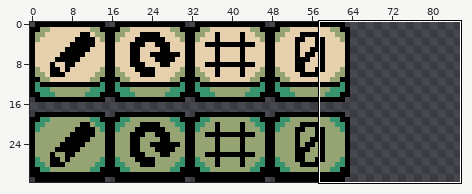
Sprite sheet, stored at Sprites/Editor/Button.png. Above: a wide view before the commit, with the close-up outlined.
Close-up. Before the edit:
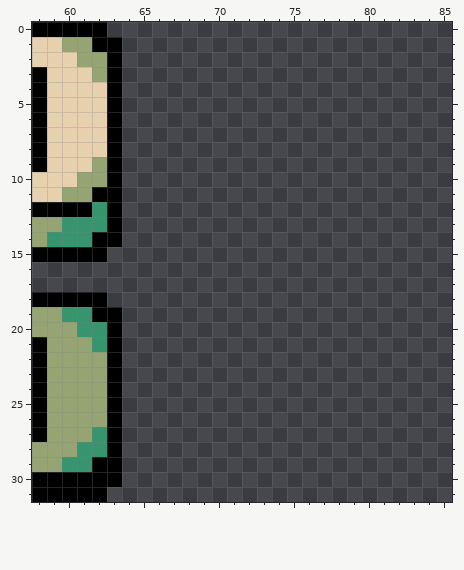
The file is 144x32 pixels. Shown: x 58..85, y 0..31. The wide view leaves out empty margins.
Once edited:
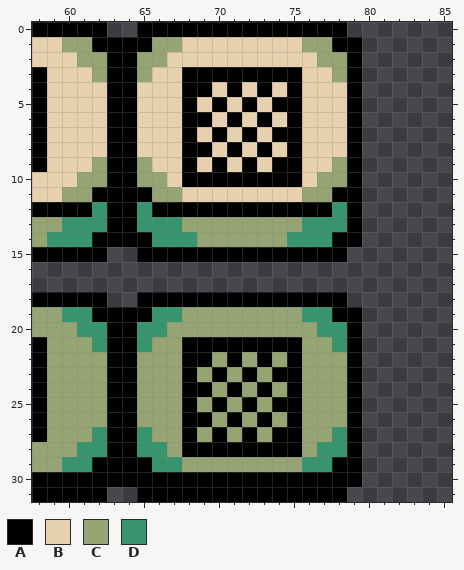
Palette (. is transparent): A #000000  B #e6d0ae  C #95a472  D #37946e
Diff:
@@ x 58..85 @@
- 0 AAAAA.......................
- 1 BBCCAA......................
- 2 BBBCCA......................
- 3 ABBBCA......................
- 4 ABBBBA......................
- 5 ABBBBA......................
- 6 ABBBBA......................
- 7 ABBBBA......................
- 8 ABBBBA......................
- 9 ABBBCA......................
-10 BBBCCA......................
-11 BBCCAA......................
-12 AAAADA......................
-13 CCDDDA......................
-14 CDDDAA......................
-15 AAAAA.......................
+ 0 AAAAA..AAAAAAAAAAAAAA.......
+ 1 BBCCAAAACCBBBBBBBBCCAA......
+ 2 BBBCCAACCBBBBBBBBBBCCA......
+ 3 ABBBCAACBBAAAAAAAABBCA......
+ 4 ABBBBAABBBAABABABABBBA......
+ 5 ABBBBAABBBABABABAABBBA......
+ 6 ABBBBAABBBAABABABABBBA......
+ 7 ABBBBAABBBABABABAABBBA......
+ 8 ABBBBAABBBAABABABABBBA......
+ 9 ABBBCAACBBABABABAABBCA......
+10 BBBCCAACCBAAAAAAAABCCA......
+11 BBCCAAAACCBBBBBBBBCCAA......
+12 AAAADAADAAAAAAAAAAAADA......
+13 CCDDDAADDDCCCCCCCCDDDA......
+14 CDDDAAAADDDCCCCCCDDDAA......
+15 AAAAA..AAAAAAAAAAAAAA.......
 16 ............................
 17 ............................
-18 AAAAA.......................
-19 CCDDAA......................
-20 CCCDDA......................
-21 ACCCDA......................
-22 ACCCCA......................
-23 ACCCCA......................
-24 ACCCCA......................
-25 ACCCCA......................
-26 ACCCCA......................
-27 ACCCDA......................
-28 CCCDDA......................
-29 CCDDAA......................
-30 AAAAAA......................
-31 AAAAA.......................
+18 AAAAA..AAAAAAAAAAAAAA.......
+19 CCDDAAAADDCCCCCCCCDDAA......
+20 CCCDDAADDCCCCCCCCCCDDA......
+21 ACCCDAADCCAAAAAAAACCDA......
+22 ACCCCAACCCAACACACACCCA......
+23 ACCCCAACCCACACACAACCCA......
+24 ACCCCAACCCAACACACACCCA......
+25 ACCCCAACCCACACACAACCCA......
+26 ACCCCAACCCAACACACACCCA......
+27 ACCCDAADCCACACACAACCDA......
+28 CCCDDAADDCAAAAAAAACDDA......
+29 CCDDAAAADDCCCCCCCCDDAA......
+30 AAAAAAAAAAAAAAAAAAAAAA......
+31 AAAAA..AAAAAAAAAAAAAA.......
Where, in picture pixels (left, top, right, bottom), the same in both close-ups:
added: (122, 22, 362, 502)
